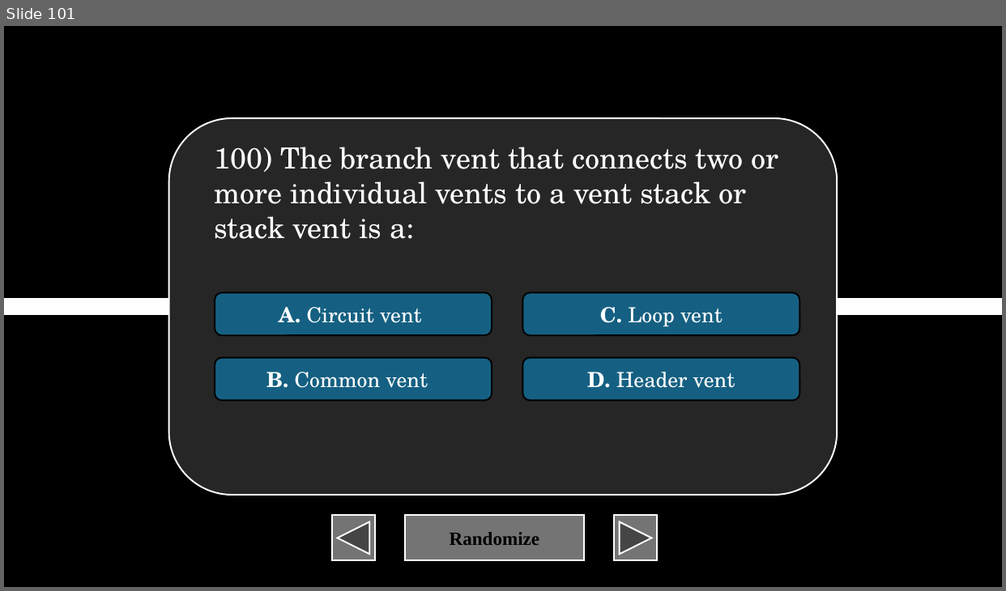
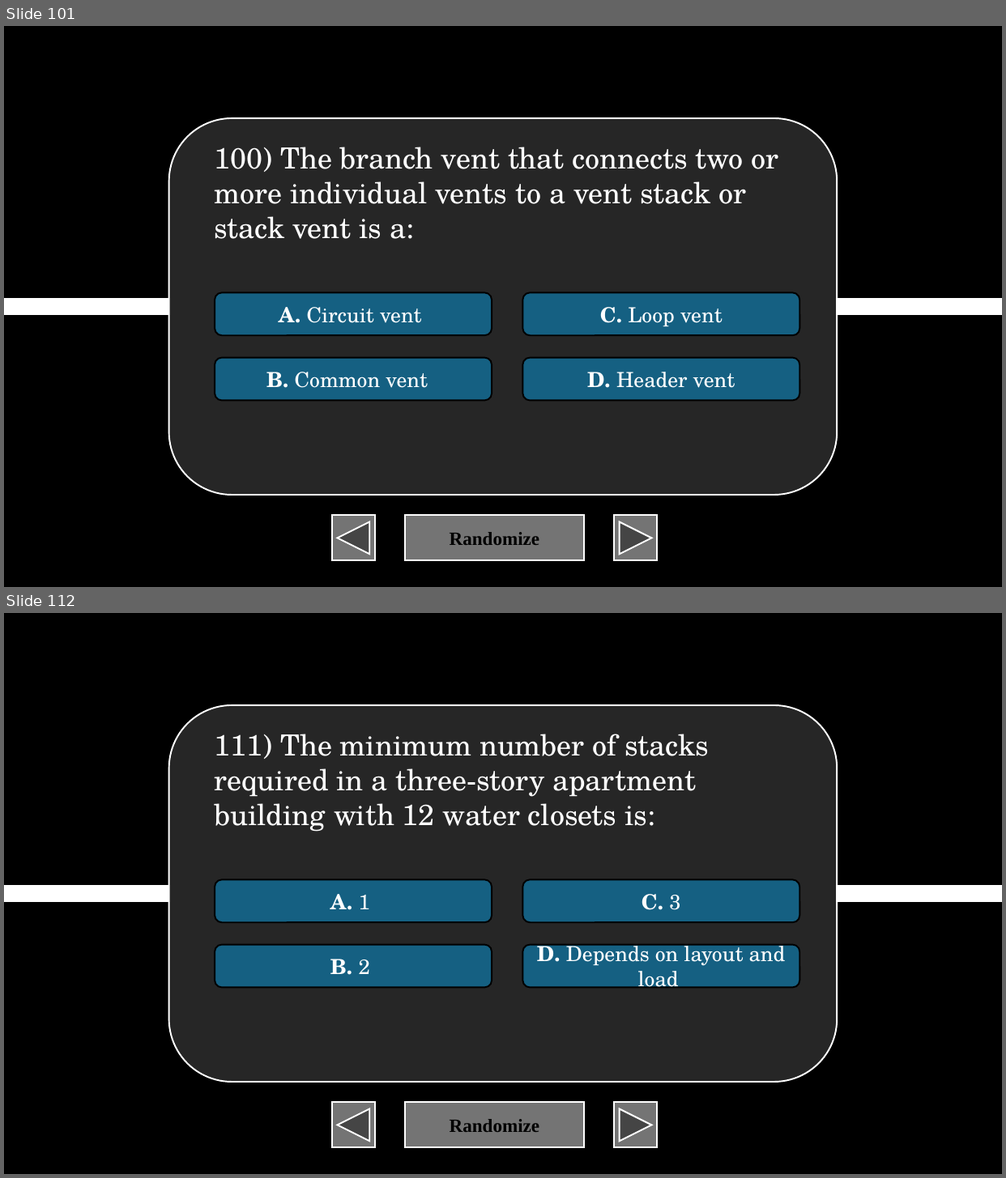
Before and after one commit to XIvanSolomonX/Archi-Reviewer, a slide deck: BulUti.pptm. Shown one above the other, each under a label of ours: slide 101 before the commit, slides 101 and 112 after it; the slides between them are not shown. The pictures are 1006x591 and 1006x1178 pixels, drawn with LibreOffice and Linux fonts; fonts in the diff are those of the drawing. Boxes give left, top, right and bottom in pixels: in the first picture for what was removed or moved away, otherwise in the second. Text is boxed around its words. In the diff, an @@ line names an element or a change of style, - is before the commit and + after.

```diff
--- a/BulUti.pptm
+++ b/BulUti.pptm
@@ slide 112 added at <box>4,613,1002,1174</box>, background #000000 @@
@@ rounded rectangle added at <box>168,705,837,1082</box>, fill #262626, outline #FFFFFF 1.5 pt @@
@@ text added at <box>214,734,710,832</box>, 28 pt, text #FFFFFF @@
+111) The minimum number of stacks required in a three-story apartment building with 12 water closets is:
@@ rounded rectangle added at <box>215,879,492,922</box>, fill #156082, outline #000000 1.5 pt, 20 pt, text #FFFFFF, bold @@
+A. 1
@@ rounded rectangle added at <box>522,879,799,922</box>, fill #156082, outline #000000 1.5 pt, 20 pt, text #FFFFFF, bold @@
+C. 3
@@ line added from (4, 894) to (1002, 894), #FFFFFF 16 pt @@
@@ rounded rectangle added at <box>215,944,492,987</box>, fill #156082, outline #000000 1.5 pt, 20 pt, text #FFFFFF, bold @@
+B. 2
@@ rounded rectangle added at <box>522,944,799,987</box>, fill #156082, outline #000000 1.5 pt, 20 pt, text #FFFFFF @@
+D. Depends on layout and load
@@ action button back previous added at <box>332,1102,374,1148</box>, fill #747474, outline #FFFFFF 1.5 pt @@
@@ action button blank added at <box>405,1102,584,1148</box>, fill #747474, outline #FFFFFF 1.5 pt, 18 pt, text #000000, bold @@
+Randomize
@@ action button forward next added at <box>614,1102,657,1148</box>, fill #747474, outline #FFFFFF 1.5 pt @@
```
Also in this commit, not shown: 1 slide changed, 99 other slides added, 2 other files.
